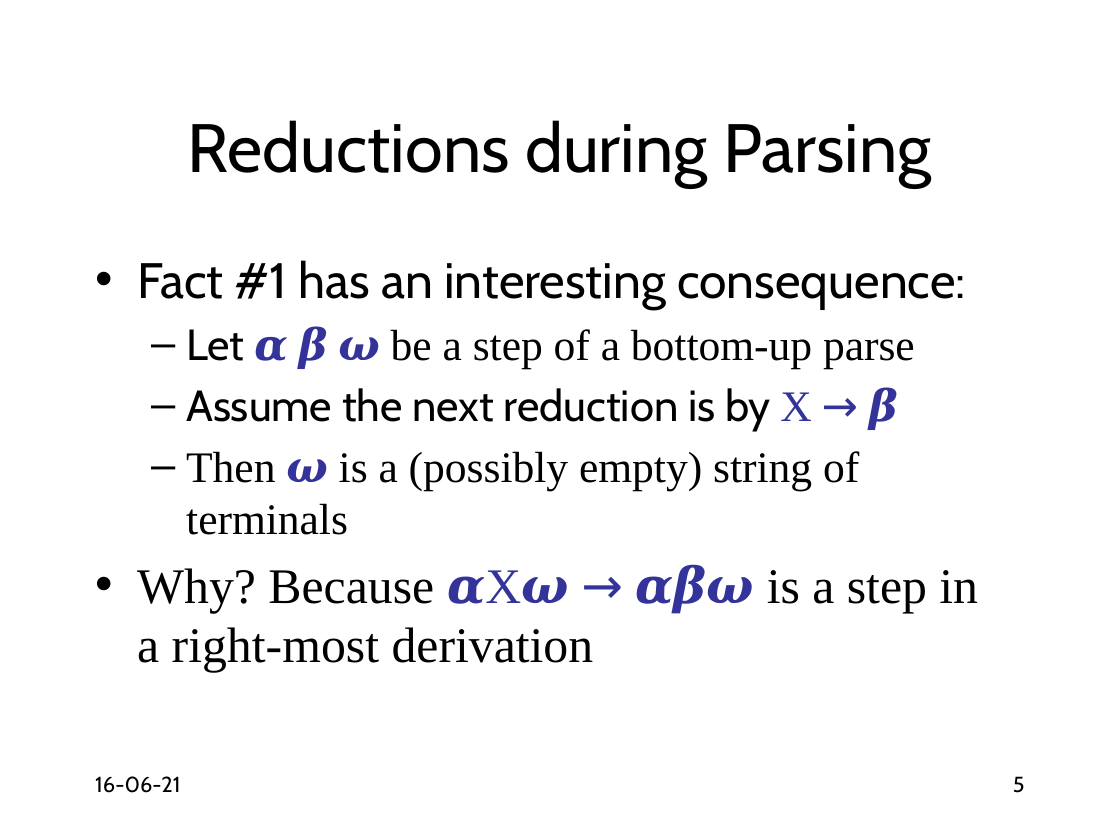
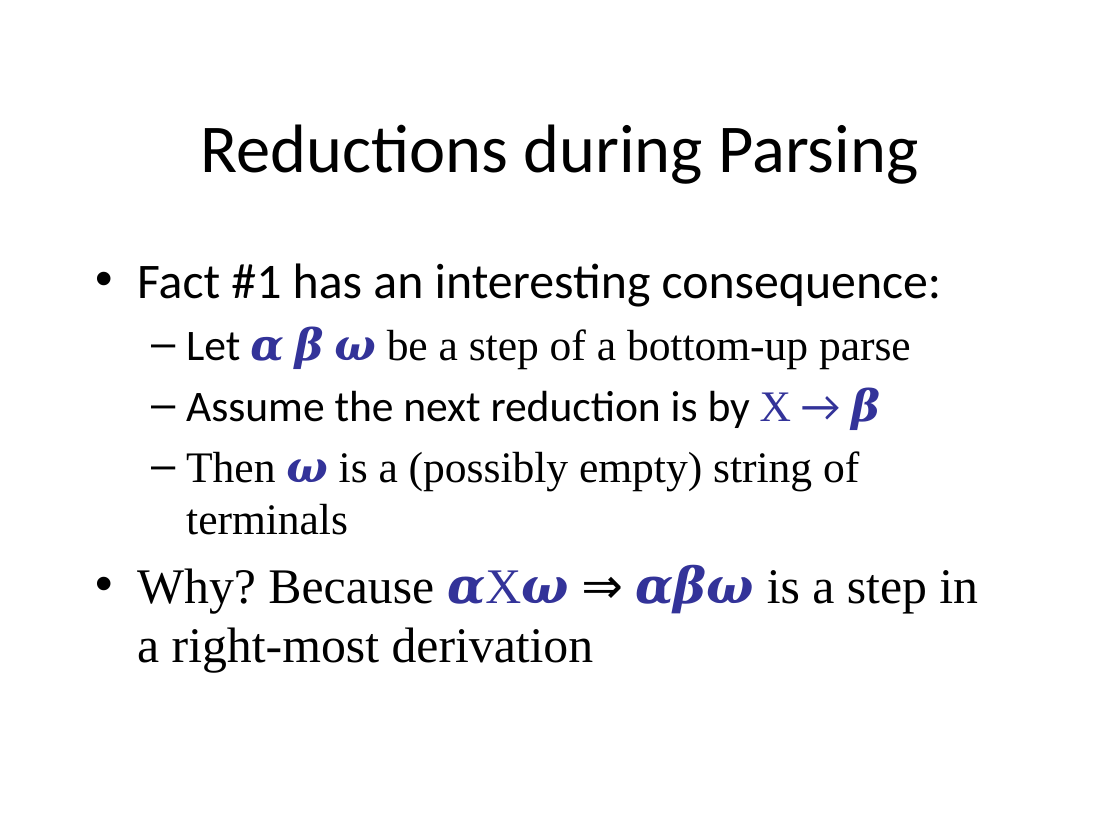
Before and after one commit to anoopsarkar/compilers-class, a slide deck: slide 5 of assets/ppt/parsing/lr1-shift-reduce-parsing.pptx. Drawn at 1120x840 pixels with LibreOffice and Linux fonts; fonts in the diff are those of the drawing. Boxes give left, top, right and bottom in pixels: in the first picture for what was removed or moved away, otherwise in the second. Text is boxed around its words. In the diff, an @@ line names an element or a change of style, - is before the commit and + after.

```diff
--- a/assets/ppt/parsing/lr1-shift-reduce-parsing.pptx
+++ b/assets/ppt/parsing/lr1-shift-reduce-parsing.pptx
@@ title "Reductions during Parsing" at box(200, 124, 918, 184): font Cabin to Calibri @@
@@ text at box(137, 263, 942, 430): font Cabin to Calibri in "Fact #1 has an interesting consequence:", "Let", "Assume the next reduction is by →" @@
@@ text at box(137, 564, 978, 673): text changed @@
-• Why? Because 𝜶X𝝎 → 𝜶𝜷𝝎 is a step in a right-most derivation
+• Why? Because 𝜶X𝝎 ⇒ 𝜶𝜷𝝎 is a step in a right-most derivation
@@ text removed at box(95, 776, 180, 793) @@
-16-06-21
@@ page number removed at box(1013, 776, 1025, 793) @@
-5
```
Also in this commit, not shown: 15 other slides changed, 2 other files.
